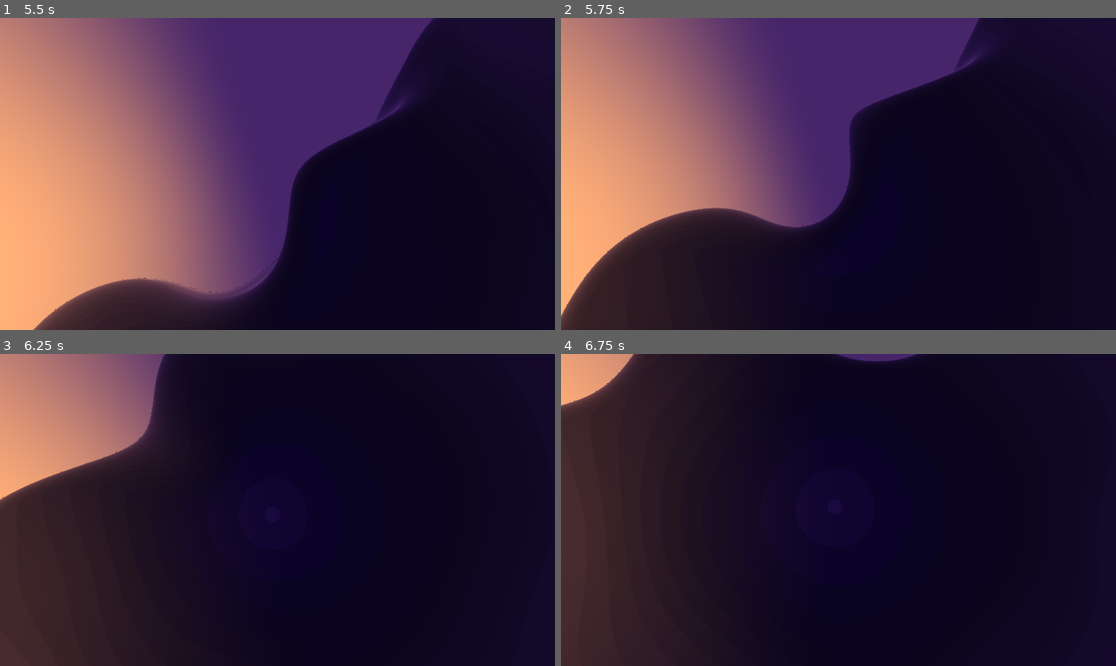
Above: before the commit, frames 1-4 (two rows, left to right).
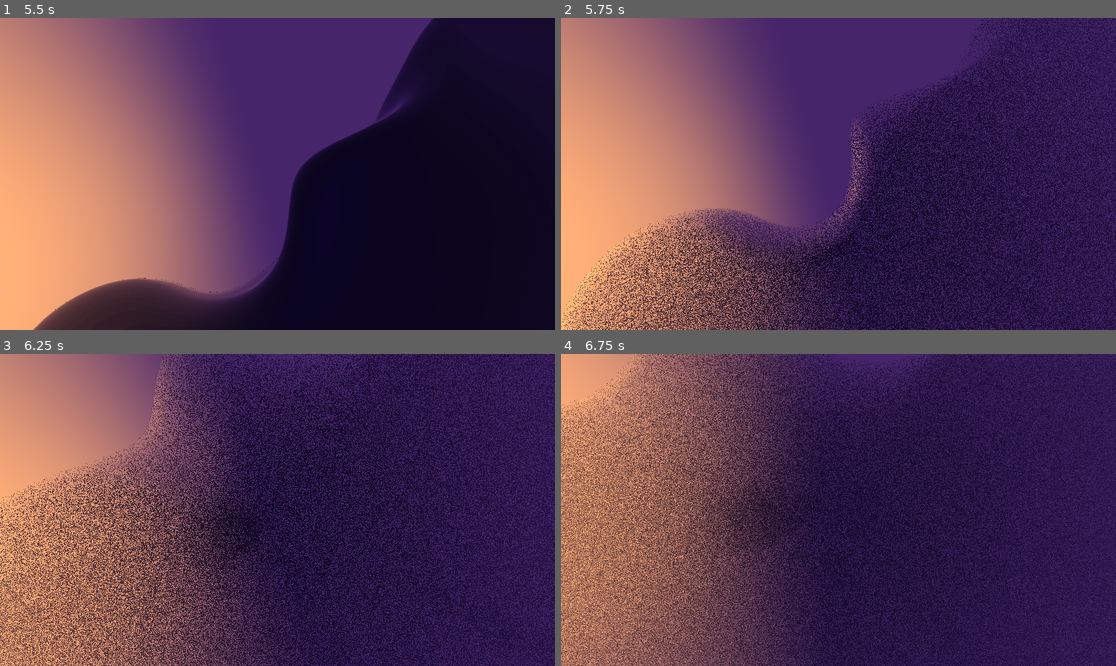
Above: after the commit, the same moments.

Repository: OfficialPixelBrush/RayMGoDot
Game: Godot game, scene res://node_3d.tscn
Two runs of this game, one before a commit and one after it. Both use one fixed random seed, a clock stepped at 60 frames per second and the inputs below.
Inputs (mouse positions are in pixels of both pictures, inside the frame that each line leads up to):
- Up to frame 1 (5.5 s): move the mouse to (399, 158) at 0.52 s; hold D (Right) 0.53-1.28 s; hold Down (LookDown) 0.53-1.28 s; move the mouse to (166, 189) at 1.27 s; hold S (Backward) 1.28-2.03 s; tap Left (LookLeft) at 1.35 s; tap Enter at 2 s; move the mouse to (333, 105) at 2.02 s; hold D (Right) 2.03-2.78 s; hold Right (LookRight) 2.03-2.78 s; move the mouse to (249, 236) at 2.77 s; hold W (Forward) 2.78-3.53 s; tap Up (LookUp) at 2.85 s; move the mouse to (444, 220) at 3.52 s; hold Shift (Run) 3.53-4.28 s; hold A (Left) 3.53-5.03 s; tap F2 (decreaseBounces, bound only after the commit) at 4.15 s; move the mouse to (111, 127) at 4.27 s; tap Mouse wheel up (ZoomIn) at 4.35 s; tap F4 (decreaseSamples, bound only after the commit) at 4.9 s; move the mouse to (305, 174) at 5.02 s; hold S (Backward) from 5.03 s (still down); tap Mouse wheel down (ZoomOut) at 5.1 s
- Up to frame 2 (5.75 s): keep holding S (Backward); tap F1 (increaseBounces, bound only after the commit) at 5.65 s
- Up to frame 3 (6.25 s): move the mouse to (194, 432) at 5.77 s; release S (Backward) at 5.78 s; hold D (Right) from 5.78 s (still down); tap Down (LookDown) at 5.85 s
- Up to frame 4 (6.75 s): tap F3 (increaseSamples, bound only after the commit) at 6.4 s; move the mouse to (960, 494) at 6.52 s; release D (Right) at 6.53 s; hold W (Forward) from 6.53 s (still down); hold Left (LookLeft) from 6.53 s (still down)

Frame 1 is identical in both runs. In frame 2, 39% of the frame differs, in the area x 0-100%, y 0-100%; in frame 3, 59%; in frame 4, 78%.

Commit message:
added light reflection with random reflection direction

Diff:
--- a/game.gd
+++ b/game.gd
@@ -18,6 +18,9 @@
 var runSpeed = 2.0;
 
 var RAD = deg_to_rad(90.0);
+
+var maxBounces = 0;
+var numberOfSamples = 1;
 
 var nodes : Array = []
 
@@ -108,6 +111,21 @@
 	if Input.is_action_pressed("LookRight"):
 		cameraRotationVelocity.x += turnSpeed*delta;
 
+	if Input.is_action_just_pressed("increaseBounces"):
+		maxBounces += 1;
+	if Input.is_action_just_pressed("decreaseBounces"):
+		maxBounces -= 1;
+
+	if (maxBounces < 0):
+		maxBounces = 0;
+
+	if Input.is_action_just_pressed("increaseSamples"):
+		numberOfSamples += 1;
+	if Input.is_action_just_pressed("decreaseSamples"):
+		numberOfSamples -= 1;
+	if (numberOfSamples < 1):
+		numberOfSamples = 1;
+
 	# Camera Zoom
 	if Input.is_action_just_released("ZoomIn"):
 		fieldOfView += 10.0*delta;
@@ -137,3 +155,5 @@
 	mat.set("shader_parameter/cameraPosition", cameraPosition);
 	mat.set("shader_parameter/cameraRotation", cameraRotation);
 	mat.set("shader_parameter/fieldOfView", fieldOfView);
+	mat.set("shader_parameter/maxBounces", maxBounces);
+	mat.set("shader_parameter/numberOfSamples", numberOfSamples);
--- a/node_3d.tscn
+++ b/node_3d.tscn
@@ -18,6 +18,8 @@
 shader_parameter/voidColor = Vector3(0.59, 0.505, 0.77)
 shader_parameter/shells = false
 shader_parameter/shellThickness = -0.1
+shader_parameter/maxBounces = 0
+shader_parameter/numberOfSamples = 1
 shader_parameter/sizeOfData = 0
 shader_parameter/maxObjects = 100
 shader_parameter/objects = PackedVector3Array()
--- a/project.godot
+++ b/project.godot
@@ -12,7 +12,7 @@
 
 config/name="RayMGoDot"
 run/main_scene="res://node_3d.tscn"
-config/features=PackedStringArray("4.2", "Forward Plus")
+config/features=PackedStringArray("4.4", "Forward Plus")
 config/icon="res://icon.svg"
 
 [filesystem]
@@ -23,62 +23,62 @@
 
 Forward={
 "deadzone": 0.5,
-"events": [Object(InputEventKey,"resource_local_to_scene":fa …(172 unchanged characters)… eycode":87,"key_label":0,"unicode":119,"echo":false,"script":null)
+"events": [Object(InputEventKey,"resource_local_to_scene":fa …(172 unchanged characters)… eycode":87,"key_label":0,"unicode":119,"location":0,"echo":false,"script":null)
 , Object(InputEventJoypadMotion,"resource_local_to_scene":false,"resource_name":"","device":-1,"axis":1,"axis_value":-1.0,"script":null)
 ]
 }
 Backward={
 "deadzone": 0.5,
-"events": [Object(InputEventKey,"resource_local_to_scene":fa …(172 unchanged characters)… eycode":83,"key_label":0,"unicode":115,"echo":false,"script":null)
+"events": [Object(InputEventKey,"resource_local_to_scene":fa …(172 unchanged characters)… eycode":83,"key_label":0,"unicode":115,"location":0,"echo":false,"script":null)
 , Object(InputEventJoypadMotion,"resource_local_to_scene":false,"resource_name":"","device":-1,"axis":1,"axis_value":1.0,"script":null)
 ]
 }
 Left={
 "deadzone": 0.5,
-"events": [Object(InputEventKey,"resource_local_to_scene":fa …(171 unchanged characters)… keycode":65,"key_label":0,"unicode":97,"echo":false,"script":null)
+"events": [Object(InputEventKey,"resource_local_to_scene":fa …(171 unchanged characters)… keycode":65,"key_label":0,"unicode":97,"location":0,"echo":false,"script":null)
 , Object(InputEventJoypadMotion,"resource_local_to_scene":false,"resource_name":"","device":-1,"axis":0,"axis_value":-1.0,"script":null)
 ]
 }
 Right={
 "deadzone": 0.5,
-"events": [Object(InputEventKey,"resource_local_to_scene":fa …(172 unchanged characters)… eycode":68,"key_label":0,"unicode":100,"echo":false,"script":null)
+"events": [Object(InputEventKey,"resource_local_to_scene":fa …(172 unchanged characters)… eycode":68,"key_label":0,"unicode":100,"location":0,"echo":false,"script":null)
 , Object(InputEventJoypadMotion,"resource_local_to_scene":false,"resource_name":"","device":-1,"axis":0,"axis_value":1.0,"script":null)
 ]
 }
 Up={
 "deadzone": 0.5,
-"events": [Object(InputEventKey,"resource_local_to_scene":fa …(171 unchanged characters)… keycode":32,"key_label":0,"unicode":32,"echo":false,"script":null)
+"events": [Object(InputEventKey,"resource_local_to_scene":fa …(171 unchanged characters)… keycode":32,"key_label":0,"unicode":32,"location":0,"echo":false,"script":null)
 , Object(InputEventJoypadButton,"resource_local_to_scene":false,"resource_name":"","device":-1,"button_index":0,"pressure":0.0,"pressed":false,"script":null)
 ]
 }
 Down={
 "deadzone": 0.5,
-"events": [Object(InputEventKey,"resource_local_to_scene":fa …(175 unchanged characters)… ode":4194326,"key_label":0,"unicode":0,"echo":false,"script":null)
+"events": [Object(InputEventKey,"resource_local_to_scene":fa …(175 unchanged characters)… ode":4194326,"key_label":0,"unicode":0,"location":0,"echo":false,"script":null)
 , Object(InputEventJoypadButton,"resource_local_to_scene":false,"resource_name":"","device":-1,"button_index":1,"pressure":0.0,"pressed":false,"script":null)
 ]
 }
 LookLeft={
 "deadzone": 0.5,
 "events": [Object(InputEventJoypadMotion,"resource_local_to_scene":false,"resource_name":"","device":-1,"axis":2,"axis_value":-1.0,"script":null)
-, Object(InputEventKey,"resource_local_to_scene":false,"reso …(166 unchanged characters)… ode":4194319,"key_label":0,"unicode":0,"echo":false,"script":null)
+, Object(InputEventKey,"resource_local_to_scene":false,"reso …(166 unchanged characters)… ode":4194319,"key_label":0,"unicode":0,"location":0,"echo":false,"script":null)
 ]
 }
 LookRight={
 "deadzone": 0.5,
 "events": [Object(InputEventJoypadMotion,"resource_local_to_scene":false,"resource_name":"","device":-1,"axis":2,"axis_value":1.0,"script":null)
-, Object(InputEventKey,"resource_local_to_scene":false,"reso …(166 unchanged characters)… ode":4194321,"key_label":0,"unicode":0,"echo":false,"script":null)
+, Object(InputEventKey,"resource_local_to_scene":false,"reso …(166 unchanged characters)… ode":4194321,"key_label":0,"unicode":0,"location":0,"echo":false,"script":null)
 ]
 }
 LookUp={
 "deadzone": 0.5,
 "events": [Object(InputEventJoypadMotion,"resource_local_to_scene":false,"resource_name":"","device":-1,"axis":3,"axis_value":-1.0,"script":null)
-, Object(InputEventKey,"resource_local_to_scene":false,"reso …(166 unchanged characters)… ode":4194320,"key_label":0,"unicode":0,"echo":false,"script":null)
+, Object(InputEventKey,"resource_local_to_scene":false,"reso …(166 unchanged characters)… ode":4194320,"key_label":0,"unicode":0,"location":0,"echo":false,"script":null)
 ]
 }
 LookDown={
 "deadzone": 0.5,
 "events": [Object(InputEventJoypadMotion,"resource_local_to_scene":false,"resource_name":"","device":-1,"axis":3,"axis_value":1.0,"script":null)
-, Object(InputEventKey,"resource_local_to_scene":false,"reso …(166 unchanged characters)… ode":4194322,"key_label":0,"unicode":0,"echo":false,"script":null)
+, Object(InputEventKey,"resource_local_to_scene":false,"reso …(166 unchanged characters)… ode":4194322,"key_label":0,"unicode":0,"location":0,"echo":false,"script":null)
 ]
 }
 ZoomIn={
@@ -93,8 +93,28 @@
 }
 Run={
 "deadzone": 0.5,
-"events": [Object(InputEventKey,"resource_local_to_scene":fa …(175 unchanged characters)… ode":4194325,"key_label":0,"unicode":0,"echo":false,"script":null)
+"events": [Object(InputEventKey,"resource_local_to_scene":fa …(175 unchanged characters)… ode":4194325,"key_label":0,"unicode":0,"location":0,"echo":false,"script":null)
 , Object(InputEventJoypadButton,"resource_local_to_scene":false,"resource_name":"","device":-1,"button_index":7,"pressure":0.0,"pressed":false,"script":null)
+]
+}
+increaseBounces={
+"deadzone": 0.2,
+"events": [Object(InputEventKey,"resource_local_to_scene":false,"resource_name":"","device":-1,"window_id":0,"alt_pressed":false,"shift_pressed":false,"ctrl_pressed":false,"meta_pressed":false,"pressed":false,"keycode":0,"physical_keycode":4194332,"key_label":0,"unicode":0,"location":0,"echo":false,"script":null)
+]
+}
+decreaseBounces={
+"deadzone": 0.2,
+"events": [Object(InputEventKey,"resource_local_to_scene":false,"resource_name":"","device":-1,"window_id":0,"alt_pressed":false,"shift_pressed":false,"ctrl_pressed":false,"meta_pressed":false,"pressed":false,"keycode":0,"physical_keycode":4194333,"key_label":0,"unicode":0,"location":0,"echo":false,"script":null)
+]
+}
+increaseSamples={
+"deadzone": 0.2,
+"events": [Object(InputEventKey,"resource_local_to_scene":false,"resource_name":"","device":-1,"window_id":0,"alt_pressed":false,"shift_pressed":false,"ctrl_pressed":false,"meta_pressed":false,"pressed":false,"keycode":0,"physical_keycode":4194334,"key_label":0,"unicode":0,"location":0,"echo":false,"script":null)
+]
+}
+decreaseSamples={
+"deadzone": 0.2,
+"events": [null, Object(InputEventKey,"resource_local_to_scene":false,"resource_name":"","device":-1,"window_id":0,"alt_pressed":false,"shift_pressed":false,"ctrl_pressed":false,"meta_pressed":false,"pressed":false,"keycode":0,"physical_keycode":4194335,"key_label":0,"unicode":0,"location":0,"echo":false,"script":null)
 ]
 }
 
--- a/raymarch.gdshader
+++ b/raymarch.gdshader
@@ -14,6 +14,8 @@
 uniform vec3 voidColor = vec3(0.59,0.505,0.77);
 uniform bool shells = false;
 uniform float shellThickness = -0.1;
+uniform int maxBounces = 1;
+uniform int numberOfSamples = 1;
 
 struct Object {
   vec3 position;
@@ -238,13 +240,27 @@
 vec3 getGlow(vec3 rayDirection) {
 	return getSkybox(rayDirection);
 }
-
-vec3 rayMarch(vec3 rayOrigin, vec3 rayDirection) {
+vec3 estimateNormal(vec3 p) {
+	const float eps = 0.001;
+	return normalize(vec3(
+		mapTheWorld(p + vec3(eps, 0.0, 0.0)) - mapTheWorld(p - vec3(eps, 0.0, 0.0)),
+		mapTheWorld(p + vec3(0.0, eps, 0.0)) - mapTheWorld(p - vec3(0.0, eps, 0.0)),
+		mapTheWorld(p + vec3(0.0, 0.0, eps)) - mapTheWorld(p - vec3(0.0, 0.0, eps))
+	));
+}
+float rand(vec2 co, float time, int sampleID) {
+    float seed = float(sampleID) * 17.0;
+    return fract(sin(dot(co.xy + seed, vec2(12.9898,78.233))) * 43758.5453);
+}
+
+
+vec3 rayMarch(vec3 rayOrigin, vec3 rayDirection, int sample) {
 	int numberOfSteps = 80;
 	float minDistance = 0.001;
 	float maxDistance = 100.0;
 	float progress = 0.0;
 	vec3 color = getSkybox(rayDirection); //vec3(1.0);
+	int bounces = 0;
 
 	for (int i = 0; i < numberOfSteps; ++i) {
 		vec3 currentPosition = rayOrigin + rayDirection * progress;
@@ -253,7 +269,16 @@
 		vec3 empty = vec3(float(i))/float(numberOfSteps);
 		color *= (1.0 - empty)*voidColor;
 		color += empty * getGlow(rayDirection);
-		if (distanceToClosest < minDistance) { break; }
+		if (distanceToClosest < minDistance && bounces >= maxBounces) {
+			break;
+		}
+		if (distanceToClosest < minDistance) {
+			vec3 normal = estimateNormal(currentPosition);
+
+			// Optional: use the normal for shading, reflection, etc.
+			rayDirection = reflect(rayDirection, normal*rand(rayOrigin.xy+rayDirection.xy,TIME,sample));
+			bounces += 1;
+		}
 		if (progress >= maxDistance) { return getSkybox(rayDirection); }
 	}
 	color *= 1.0 - vec3(progress / maxDistance);
@@ -288,7 +313,10 @@
 	} else {*/
 		vec3 cP = cameraPosition + rotFromEuler(vec3(uv,0.0),cameraRotation);
 
-		c = rayMarch(cP, rayDirection);
+		for (int i = 0; i < numberOfSamples; i++) {
+			c += rayMarch(cP, rayDirection, i);
+		}
+		c /= float(numberOfSamples);
 	//}
 	// Called for every pixel the material is visible on.
 	COLOR = vec4(c, 1.0);
Not shown, added: game.gd.uid
Not shown: 1 places in node_3d.tscn that only renumber resources
Not shown, added: raymarch.gdshader.uid
